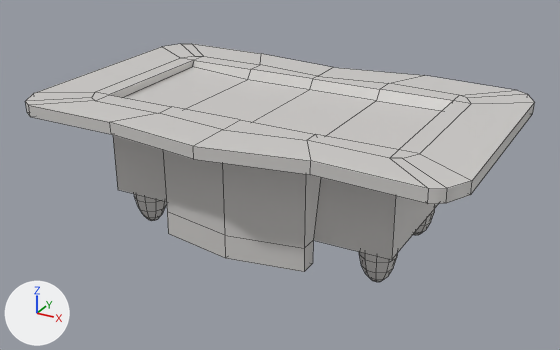
One commit to the FBX model Content/Assets/Table.fbx: the scene before it, then after it.
Before and after are seen from a camera (50 mm lens) standing at (0.1391, -0.2514, 0.1219) and looking at (0.0004, 0.0008, -0.0042). Arrows for +X, +Y and +Z are at lower left; the lights stay in place. Mesh edges are drawn as thin lines. Where no turn or scale is listed for an object, it has been applied to the vertices.
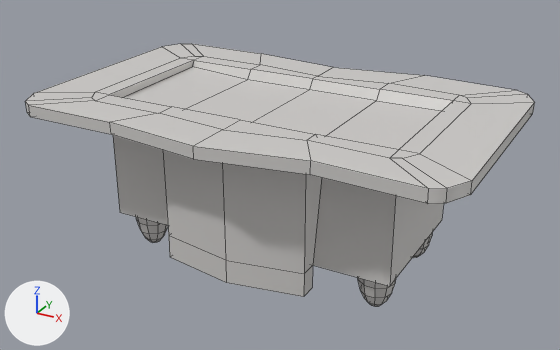
The change, as a list of edits to the scene's bpy script:
```text
Change me_mesh:
    where me_mesh.from_pydata(...)  # 328 vertices, 326 faces; spans x -0.088..0.088, y -0.057..0.057, z -0.028..0.028
    used by ob_pcube5; location = (0.0, 0.0, 0.0)
    me_mesh part 1: the loose piece of 51 vertices spanning x 0.044..0.059, y -0.026..-0.012, z -0.028..-0.012 is moved by (0.0, 0.0, -0.011)
    me_mesh part 2: the loose piece of 51 vertices spanning x -0.058..-0.043, y -0.026..-0.012, z -0.028..-0.012 is moved by (0.0, 0.0, -0.011)
    me_mesh part 3: the loose piece of 51 vertices spanning x 0.044..0.059, y 0.015..0.03, z -0.028..-0.012 is moved by (0.0, 0.0, -0.011)
    me_mesh part 4: all 14 vertices in x -0.06..0.06, y -0.04..-0.028, z -0.022..-0.013 are moved by (0.0, 0.0, -0.011)
    me_mesh part 5: all 3 vertices in x 0.0..0.06, y 0.03, z -0.013 are moved by (0.0, 0.0, -0.011)
```

Where the change shows, as pixel boxes (x1, y1, x2, y2) in the pictures (560 x 350 px; the box of a moved part takes in the faces that stretch with it):
'pCube5', reshaped (10% taller): before (25, 44, 535, 282); after (25, 44, 535, 306)
part 1 of me_mesh, moved or reshaped: before (359, 252, 398, 282); after (358, 278, 396, 306)
part 2 of me_mesh, moved or reshaped: before (134, 194, 167, 221); after (136, 217, 168, 242)
part 3 of me_mesh, moved or reshaped: before (413, 208, 435, 235); after (413, 232, 433, 258)
part 4 of me_mesh, moved or reshaped: before (113, 135, 396, 272); after (113, 135, 396, 297)
part 5 of me_mesh, moved or reshaped: before (392, 196, 439, 259); after (390, 196, 443, 285)
